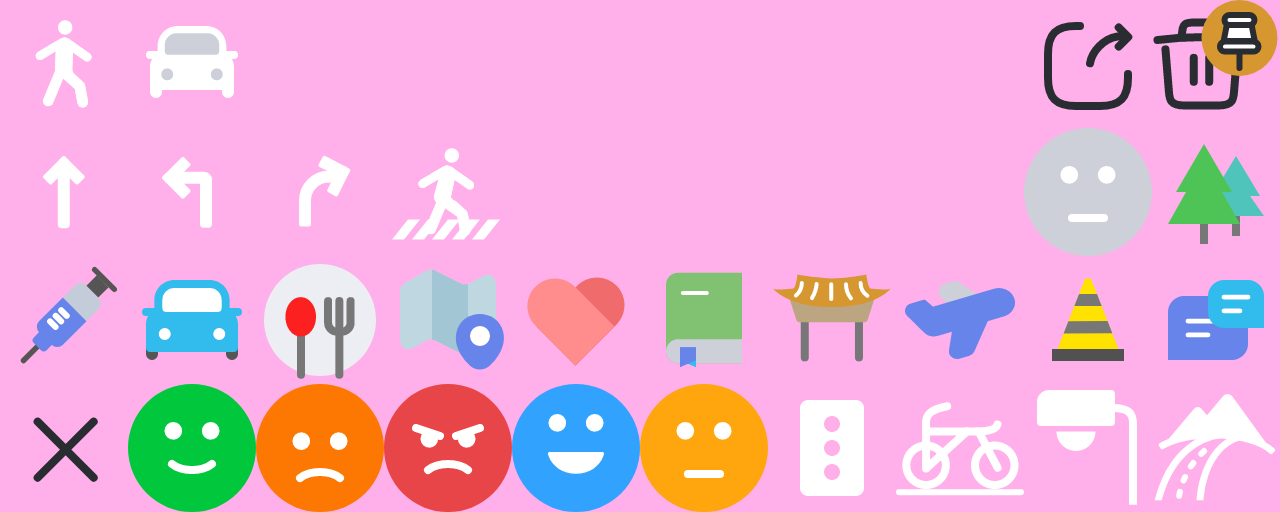
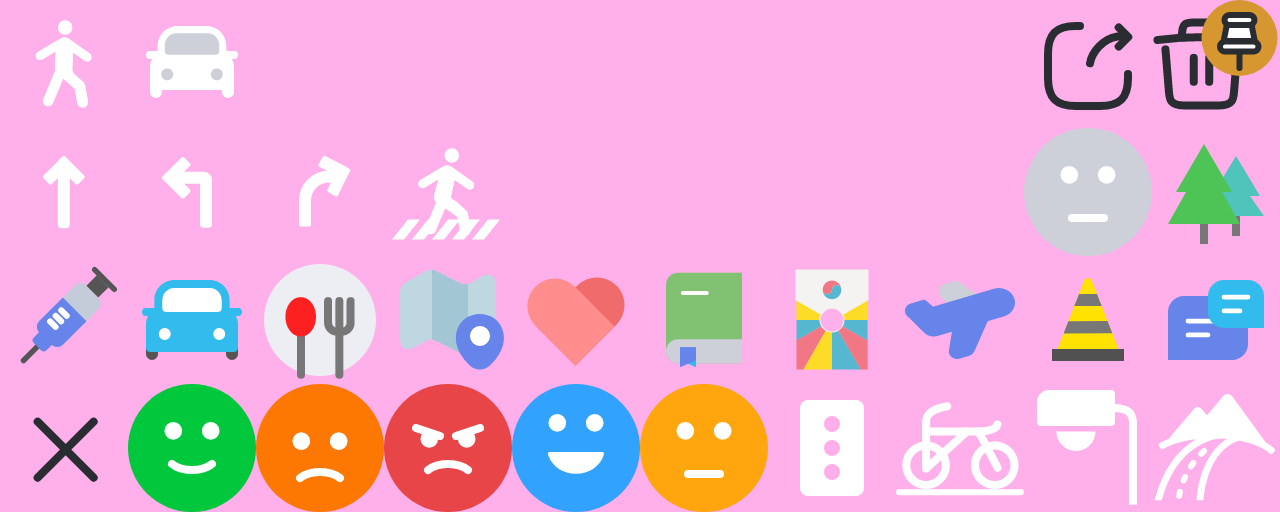
Layers edited between the first and the second 1280 × 512 image:
added layer "레이어 2" in group "Group 2" over [795, 269, 869, 370]
hid "Layer 26" over [773, 274, 891, 362]
